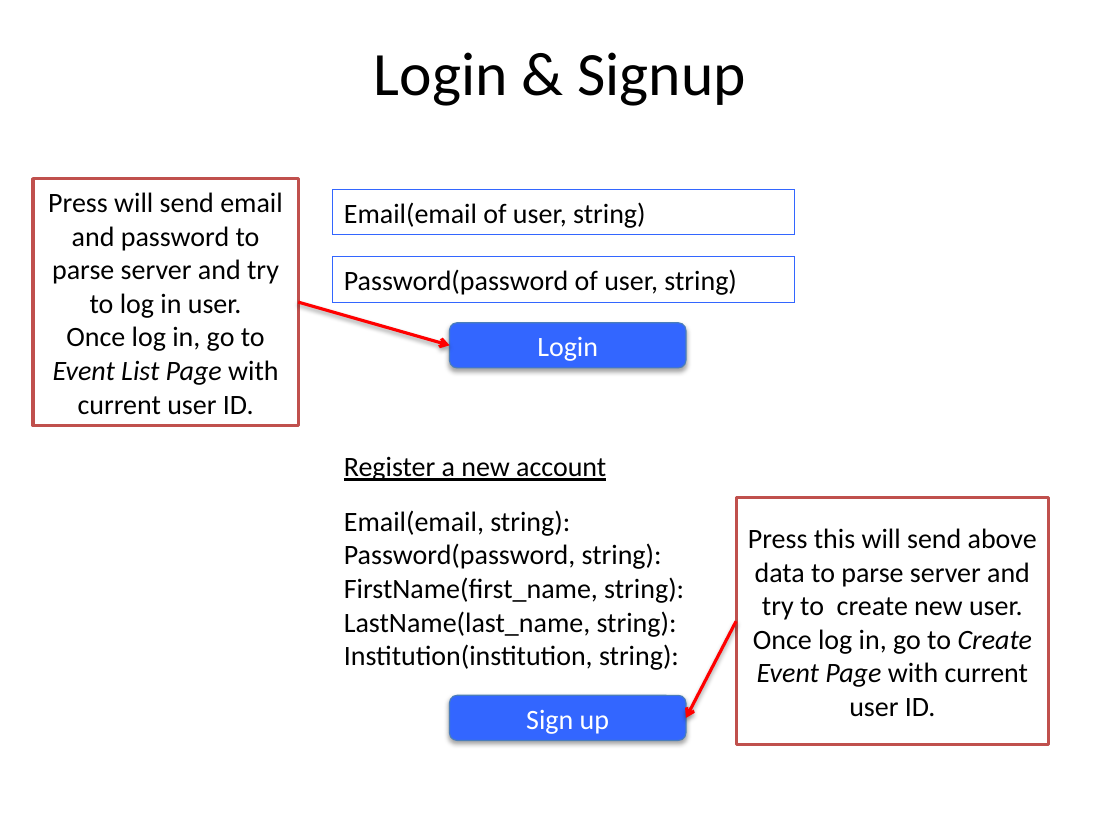
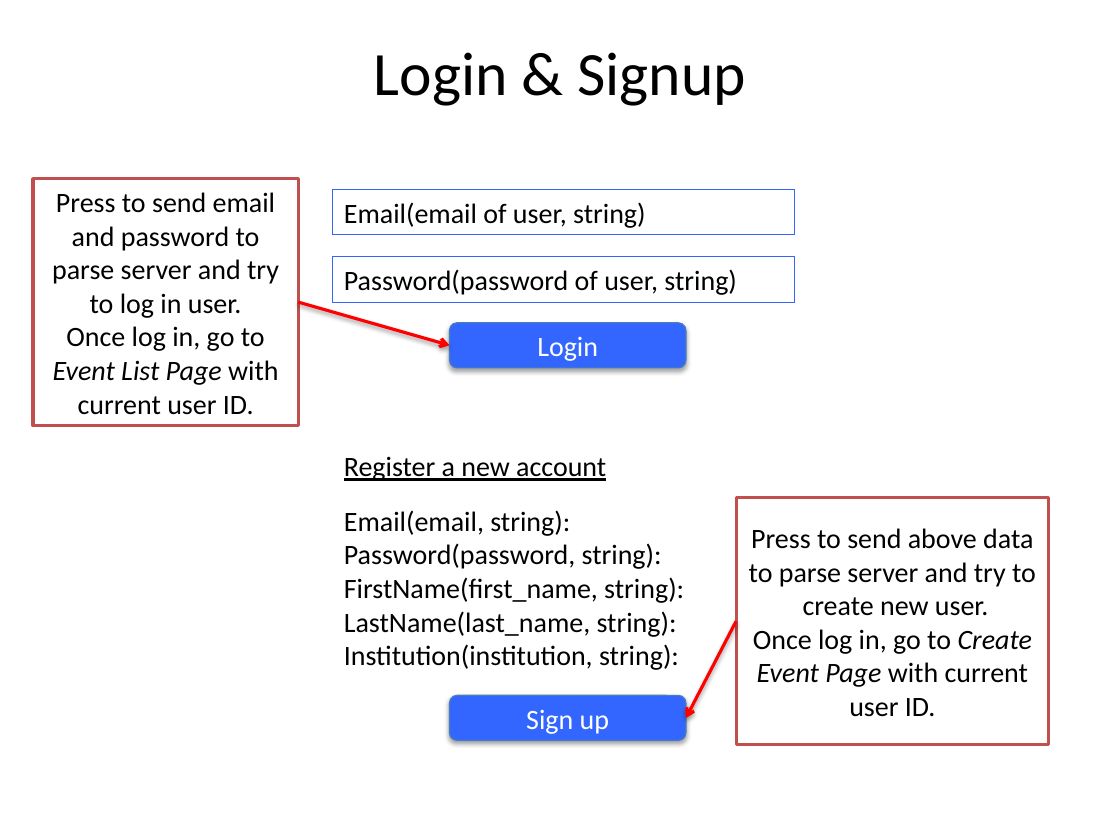
Before and after one commit to jan0054/colloquium.me-dev, a slide deck: slide 3 of web_source/cmmathweb 2.pptx. Drawn at 1120x840 pixels with LibreOffice and Linux fonts; fonts in the diff are those of the drawing. Boxes give left, top, right and bottom in pixels: in the first picture for what was removed or moved away, otherwise in the second. Text is boxed around its words. In the diff, an @@ line names an element or a change of style, - is before the commit and + after.

```diff
--- a/web_source/cmmathweb 2.pptx
+++ b/web_source/cmmathweb 2.pptx
@@ text in rectangle at <box>52,192,279,318</box>: text changed @@
-Press will send email and password to parse server and try to log in user.
+Press to send email and password to parse server and try to log in user.
@@ text in rectangle at <box>749,528,1036,616</box>: text changed @@
-Press this will send above data to parse server and try to create new user.
+Press to send above data to parse server and try to create new user.
```
Also in this commit, not shown: 9 other slides changed.
